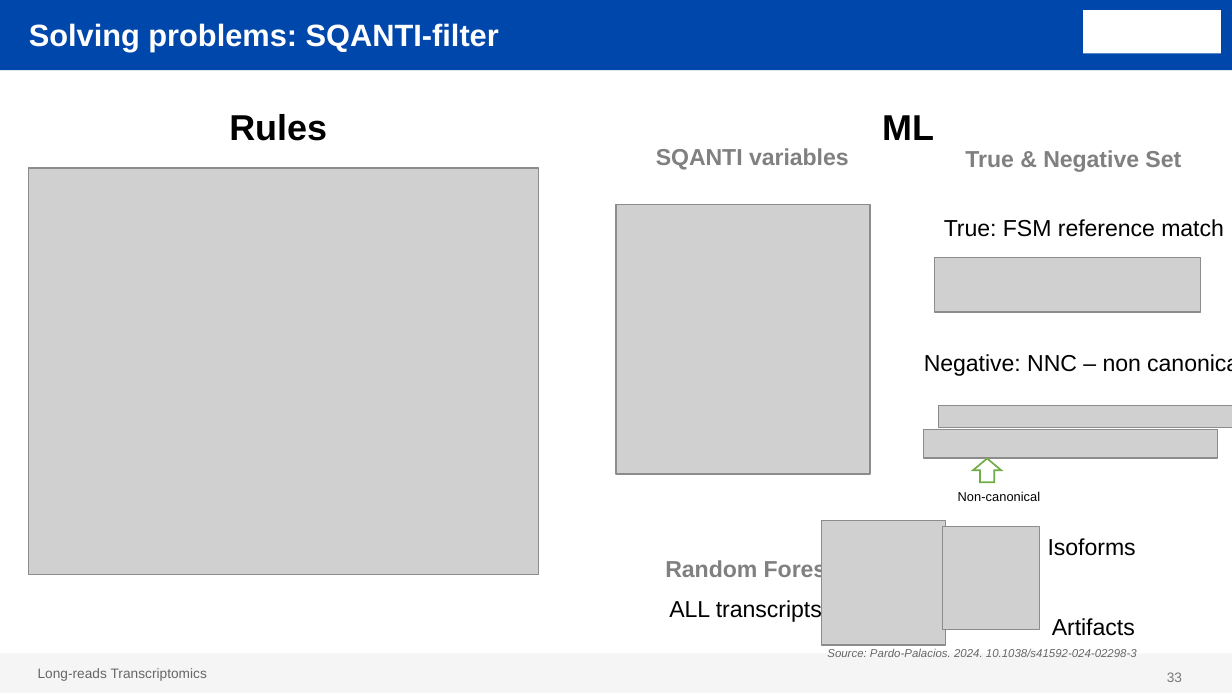
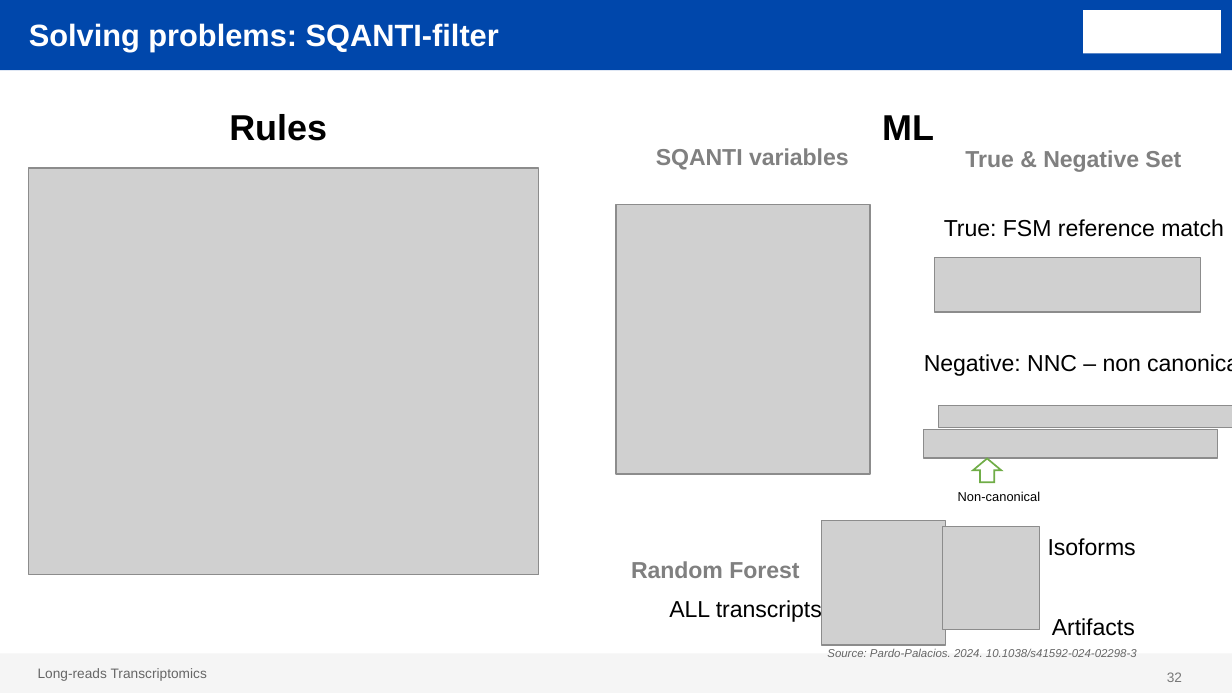
Before and after one commit to ConesaLab/VALT_Summer_Course, a slide deck: slide 32 of theory/day2/SQANTI_theory.pptx (slide 33 before the commit). Drawn at 1232x693 pixels with LibreOffice and Linux fonts; fonts in the diff are those of the drawing; grey boxes stand for pictures; background and template pictures are left out. Boxes give left, top, right and bottom in pixels: in the first picture for what was removed or moved away, otherwise in the second. Text is boxed around its words. In the diff, an @@ line names an element or a change of style, - is before the commit and + after.

```diff
--- a/theory/day2/SQANTI_theory.pptx
+++ b/theory/day2/SQANTI_theory.pptx
@@ text "Random Forest" rewrapped from (665,559,834,583) to (631,561,799,578) @@
```
Also in this commit, not shown: 3 other slides changed, 6 slides added, 1 slide removed, 4 other files.
